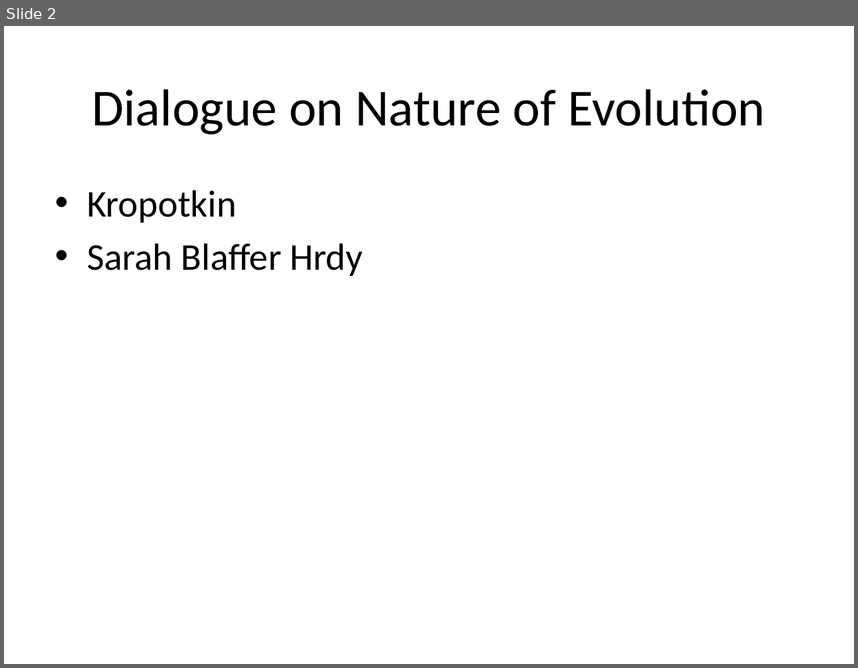
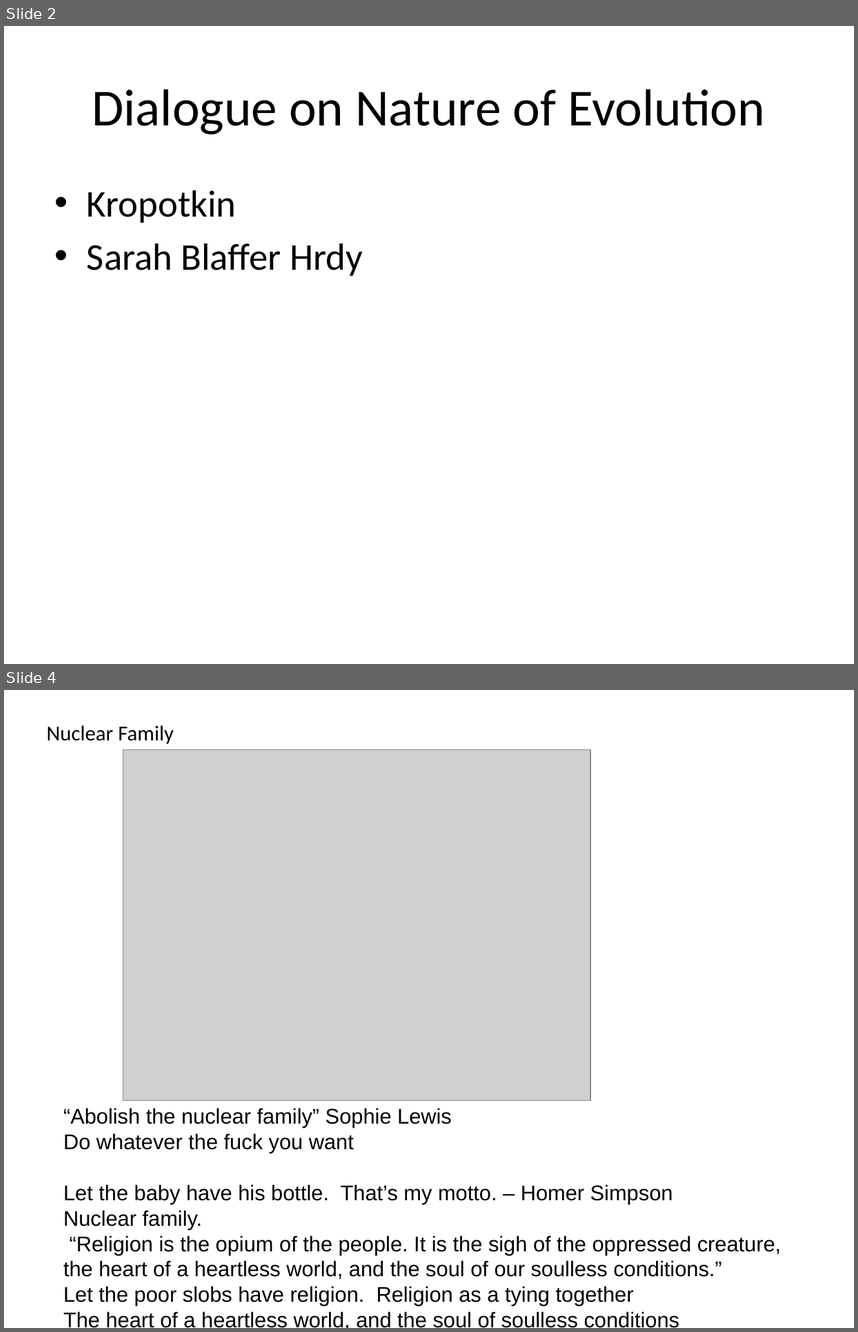
Before and after one commit to mcverter/Dissertation, a slide deck: work/__NEWEST__/KaG/220807_ASN_GRANARCHISM.pptx. Shown one above the other, each under a label of ours: slide 2 before the commit, slides 2 and 4 after it; the slides between them are not shown. The pictures are 858x668 and 858x1332 pixels, drawn with LibreOffice and Linux fonts; fonts in the diff are those of the drawing; grey boxes stand for pictures. Boxes give left, top, right and bottom in pixels: in the first picture for what was removed or moved away, otherwise in the second. Text is boxed around its words. In the diff, an @@ line names an element or a change of style, - is before the commit and + after.

```diff
--- a/work/__NEWEST__/KaG/220807_ASN_GRANARCHISM.pptx
+++ b/work/__NEWEST__/KaG/220807_ASN_GRANARCHISM.pptx
@@ slide 4 added at (x1=4, y1=690, x2=854, y2=1328), background #FFFFFF @@
@@ text added at (x1=47, y1=725, x2=174, y2=744), 18 pt, text #000000 @@
+Nuclear Family
@@ picture added at (x1=123, y1=749, x2=590, y2=1100) @@
@@ text added at (x1=63, y1=1107, x2=781, y2=1328), 18 pt, text #000000 @@
+“Abolish the nuclear family” Sophie Lewis
+Do whatever the fuck you want
+Let the baby have his bottle. That’s my motto. – Homer Simpson
+Nuclear family.
+“Religion is the opium of the people. It is the sigh of the oppressed creature, the heart of a heartless world, and the soul of our soulless conditions.”
+Let the poor slobs have religion. Religion as a tying together
+The heart of a heartless world, and the soul of soulless conditions
```
Also in this commit, not shown: 5 other slides changed, 4 other slides added, 7 other files.
